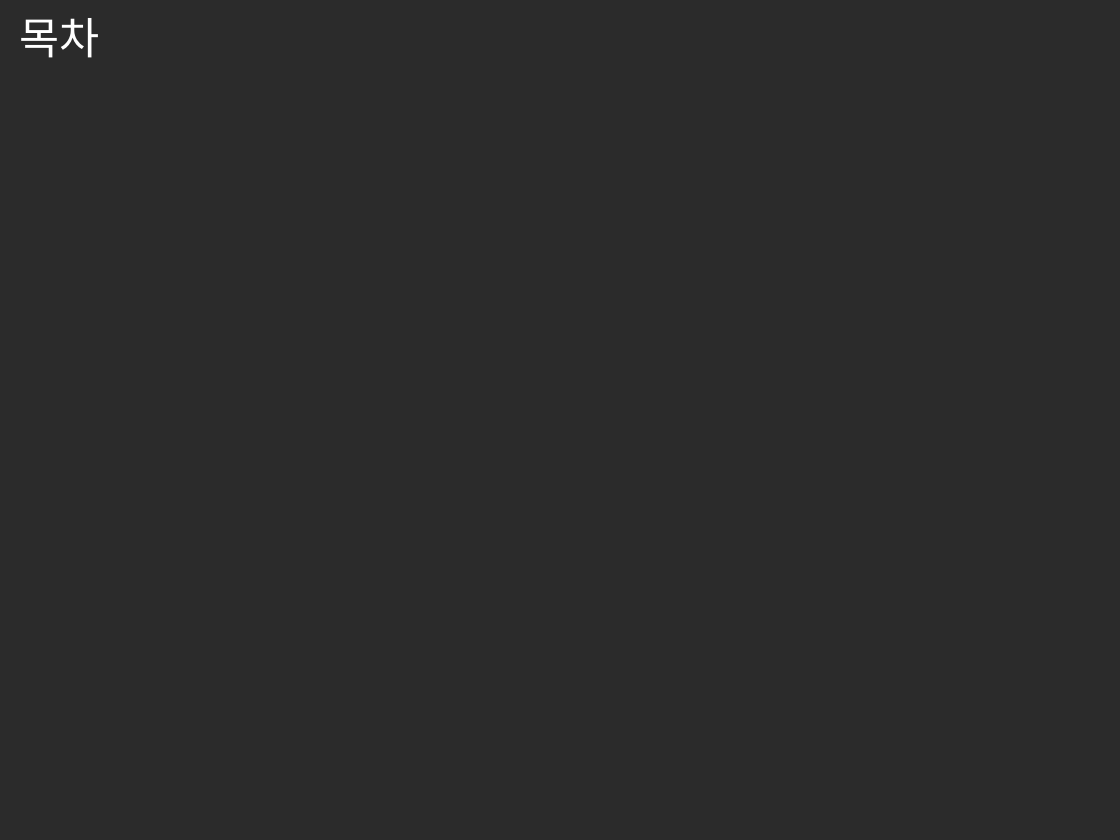
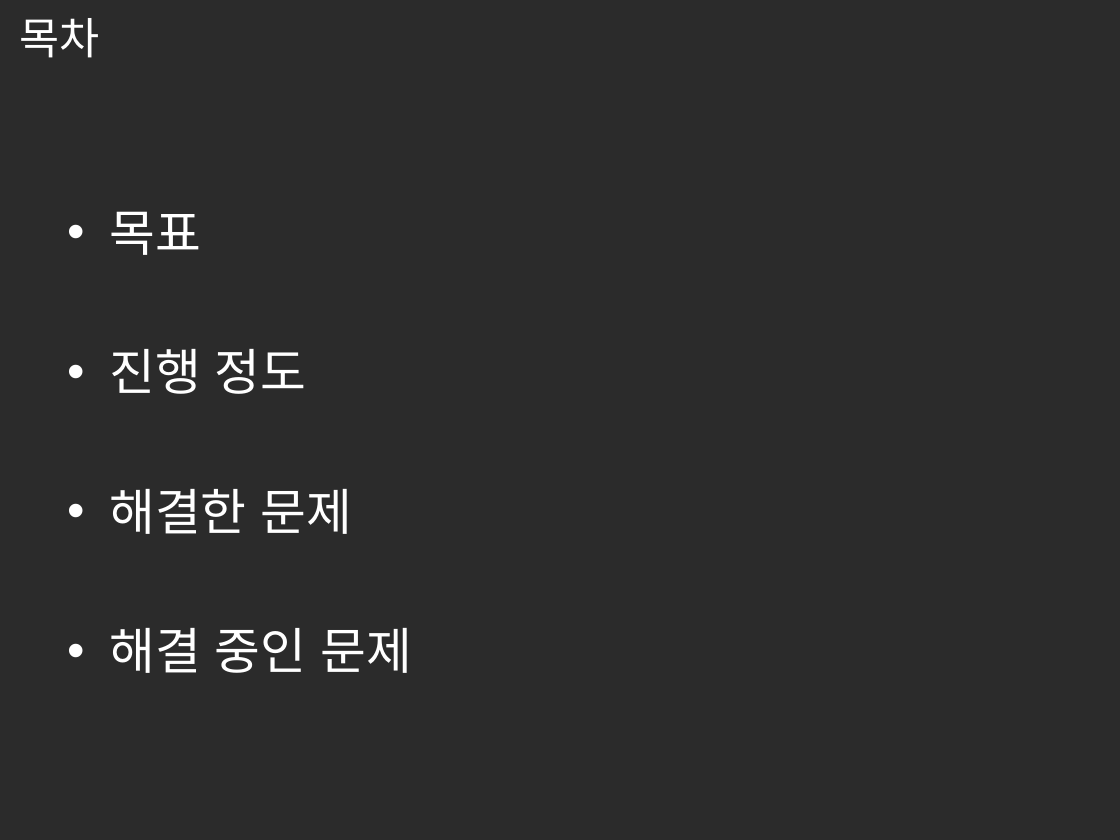
Before and after one commit to dlcksgy/PreventSNSAddiction, a slide deck: slide 2 of 모바일SW 중간발표.pptx. Drawn at 1120x840 pixels with LibreOffice and Linux fonts; fonts in the diff are those of the drawing; background and template pictures are left out; a plain dark background stands for a picture behind light text. Boxes give left, top, right and bottom in pixels: in the first picture for what was removed or moved away, otherwise in the second. Text is boxed around its words. In the diff, an @@ line names an element or a change of style, - is before the commit and + after.

```diff
--- a/모바일SW 중간발표.pptx
+++ b/모바일SW 중간발표.pptx
@@ text added at (109,211,412,673), 32 pt, text #FFFFFF @@
+• 목표
+• 진행 정도
+• 해결한 문제
+• 해결 중인 문제
```
Also in this commit, not shown: 6 other slides changed, 1 slide added, 1 other file.
